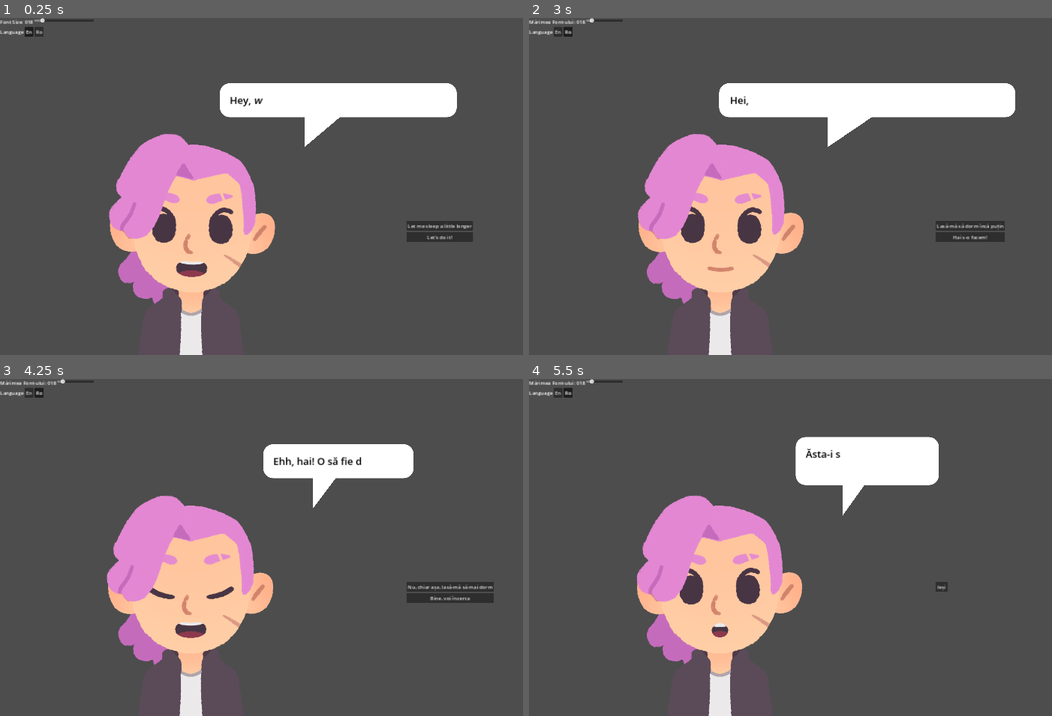
Above: before the commit, frames 1-4 (two rows, left to right).
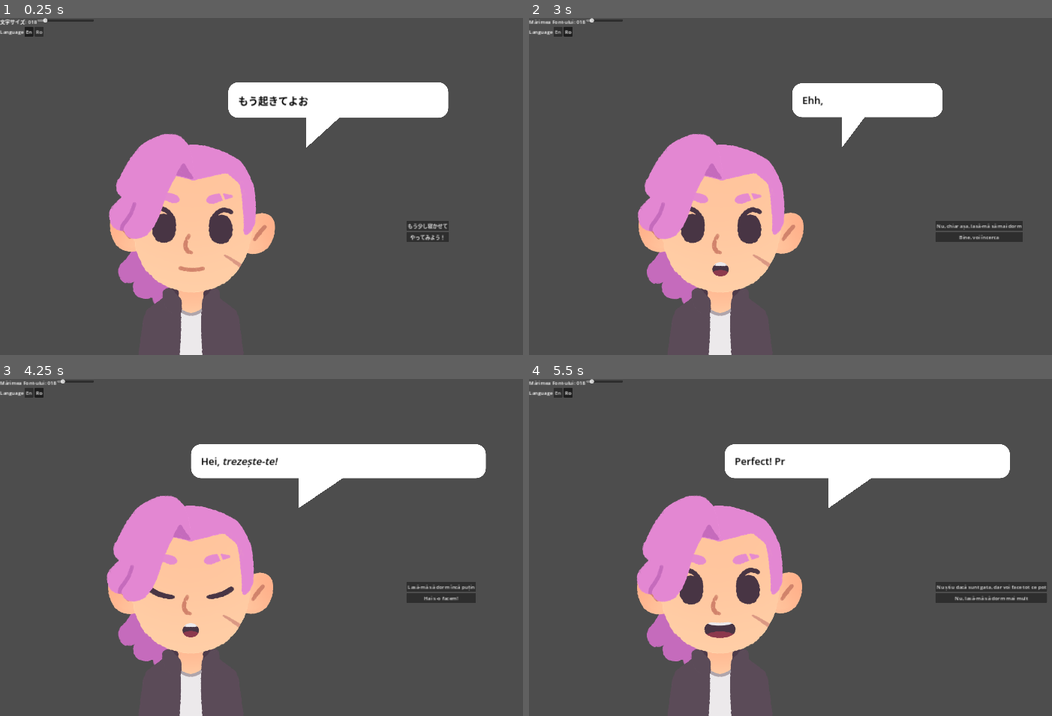
Above: after the commit, the same moments.

Repository: gdquest-demos/godot-4-new-features
Game: Godot game, scene res://dialog_tree/dialogue_tree_ui.tscn
Same seed, same stepped clock (60 frames per second), same inputs: the game is played once before the commit and once after it. The project has no main scene, so this scene is started directly.
Inputs (mouse positions are in pixels of both pictures, inside the frame that each line leads up to):
- Up to frame 1 (0.25 s): no input
- Up to frame 2 (3 s): click (957, 226) at 0.5 s, where only the run after the commit has a clickable "もう少し寝かせて"; click "En" at 1.25 s; click "Ro" at 2 s; click "Nu, chiar așa, lasă-mă să mai…" at 2.75 s
- Up to frame 3 (4.25 s): click (439, 587) at 3.5 s, where only the run before the commit has a clickable "Lasă-mă să dorm încă puțin"
- Up to frame 4 (5.5 s): tap Enter (ui_accept) at 4.25, 4.52 s; move the mouse to (963, 530) at 4.27 s; hold D (move_right) 4.28-5 s; click (963, 530) at 4.42 s; click (978, 598) at 5 s, where only the run before the commit has a clickable "Bine, voi încerca"

The runs differ from the first frame. In frame 1, 1.5% of the frame differs, in the area x 0-91%, y 0-77%; in frame 2, 3.6%; in frame 3, 3.8%; in frame 4, 5.2%, in the area x 33-99%, y 17-77%.

Commit message:
add draft japanese translation

Diff:
--- a/dialog_tree/dialogue_tree.gd
+++ b/dialog_tree/dialogue_tree.gd
@@ -25,6 +25,13 @@
 				"Hai s-o facem!": 1,
 			},
 		},
+		"ja": {
+			"text": "もう起きてよおまえ！ゲームを作る時間だ。",
+			"buttons": {
+				"もう少し寝かせて": 2,
+				"やってみよう！": 1,
+			},
+		},
 	},
 	{
 		"expression": "neutral",
@@ -40,6 +47,13 @@
 			"buttons": {
 				"Nu știu dacă sunt gata, dar voi face tot ce pot": 3,
 				"Nu, lasă-mă să dorm mai mult": 2,
+			},
+		},
+		"ja": {
+			"text": "よし！最初のタスクは対話システムを開発する。",
+			"buttons": {
+				"できるかなけど頑張るぞ": 2,
+				"いいえ、寝かせてよ": 1,
 			},
 		},
 	},
@@ -59,6 +73,13 @@
 				"Bine, voi încerca": 3,
 			}
 		},
+		"ja": {
+			"text": "楽しくなるよ。",
+			"buttons": {
+				"嫌だ！寝かさせて！": 2,
+				"よし、やってみる": 1,
+			},
+		},
 	},
 	{
 		"expression": "happy",
@@ -69,6 +90,10 @@
 		"ro": {
 			"text": "Ăsta-i spiritul! Hai că poți!\n[wave][b]AI CÂȘTIGAT[/b][/wave]",
 			"buttons": {"Ieși": -1}
+		},
+		"ja": {
+			"text": "それは精神だ！君ならできるよ！\n[wave][b]勝[/b][/wave]",
+			"buttons": {"終了": -1,},
 		},
 	},
 ]
--- a/dialog_tree/dialogue_tree_ui.gd
+++ b/dialog_tree/dialogue_tree_ui.gd
@@ -2,10 +2,11 @@
 
 var _languages_button_group := ButtonGroup.new()
 var _line_id := 0
-var _language := "en"
+var _language := "ja"
 var _font_size_text := {
 	"en": "Font Size",
 	"ro": "Mărimea Font-ului",
+	"ja": "文字サイズ"
 }
 var _dialogue := [
 	{
@@ -22,6 +23,13 @@
 			"buttons": {
 				"Lasă-mă să dorm încă puțin": 2,
 				"Hai s-o facem!": 1,
+			},
+		},
+		"ja": {
+			"text": "もう起きてよおまえ！ゲームを作る時間だ。",
+			"buttons": {
+				"もう少し寝かせて": 2,
+				"やってみよう！": 1,
 			},
 		},
 	},
@@ -41,6 +49,13 @@
 				"Nu, lasă-mă să dorm mai mult": 2,
 			},
 		},
+		"ja": {
+			"text": "よし！最初のタスクは対話システムを開発する。",
+			"buttons": {
+				"できるかなけど頑張るぞ": 2,
+				"いいえ、寝かせてよ": 1,
+			},
+		},
 	},
 	{
 		"expression": "sad",
@@ -58,6 +73,13 @@
 				"Bine, voi încerca": 3,
 			}
 		},
+		"ja": {
+			"text": "楽しくなるよ。",
+			"buttons": {
+				"嫌だ！寝かさせて！": 2,
+				"よし、やってみる": 1,
+			},
+		},
 	},
 	{
 		"expression": "happy",
@@ -68,6 +90,10 @@
 		"ro": {
 			"text": "Ăsta-i spiritul! Hai că poți!\n[wave][b]AI CÂȘTIGAT[/b][/wave]",
 			"buttons": {"Ieși": -1}
+		},
+		"ja": {
+			"text": "それは精神だ！君ならできるよ！\n[wave][b]勝[/b][/wave]",
+			"buttons": {"終了": -1,},
 		},
 	},
 ]
